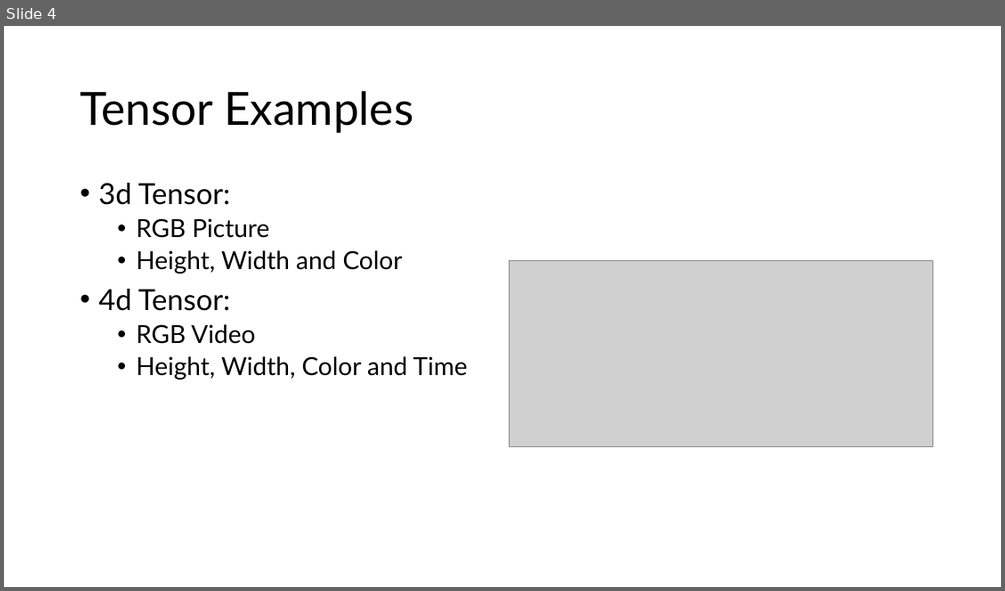
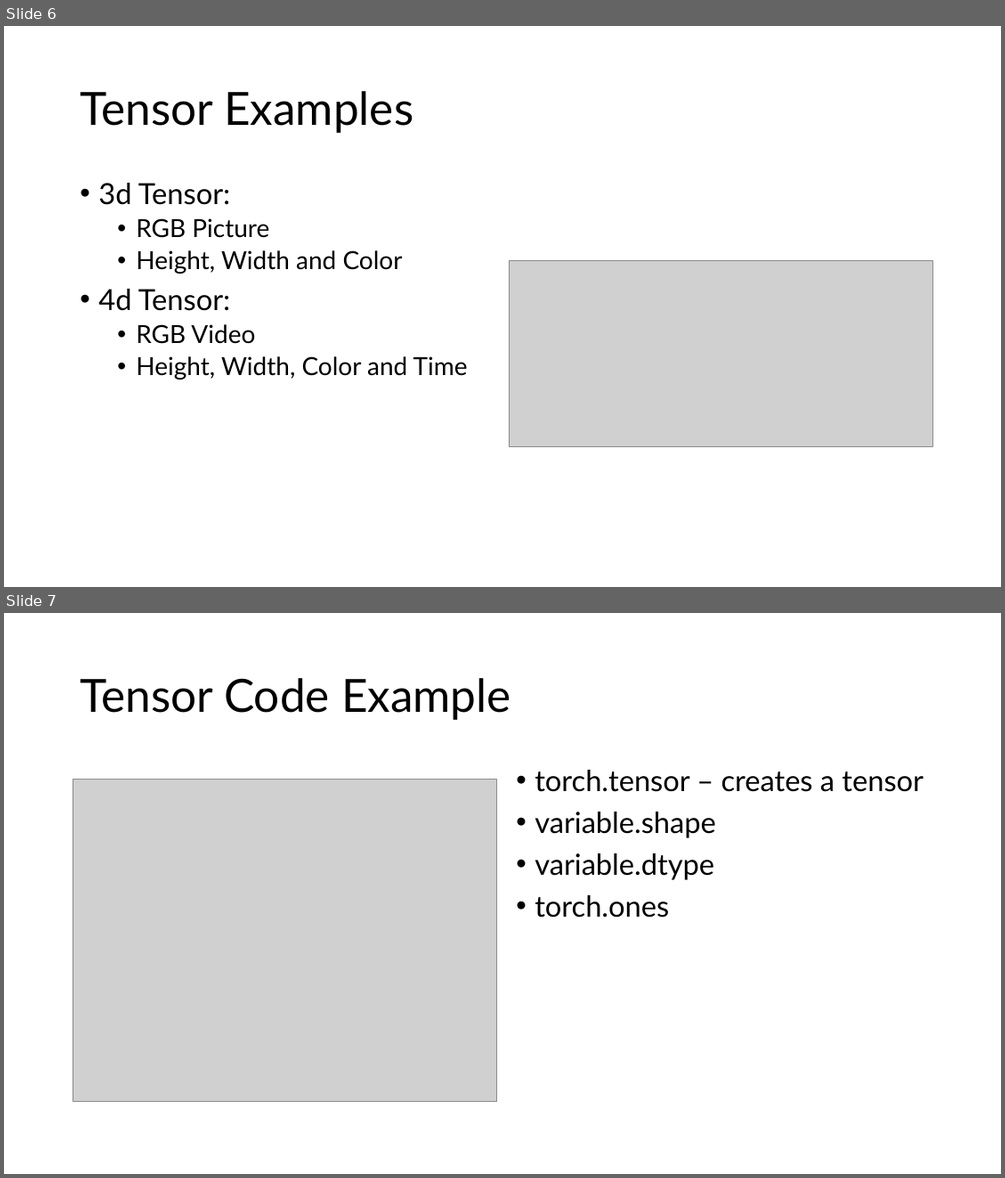
Before and after one commit to Parker2025/Pytorch, a slide deck: Introduction to Pytorch.pptx. Shown one above the other, each under a label of ours: slide 4 before the commit, slides 6 and 7 after it. The pictures are 1005x591 and 1005x1178 pixels, drawn with LibreOffice and Linux fonts; fonts in the diff are those of the drawing; grey boxes stand for pictures. Boxes give left, top, right and bottom in pixels: in the first picture for what was removed or moved away, otherwise in the second. Text is boxed around its words. In the diff, an @@ line names an element or a change of style, - is before the commit and + after.

```diff
--- a/Introduction to Pytorch.pptx
+++ b/Introduction to Pytorch.pptx
@@ slide 7 added at [4, 613, 1001, 1174], background #FFFFFF @@
@@ title added at [80, 678, 511, 720], 44 pt, text #000000 @@
+Tensor Code Example
@@ text added at [534, 770, 923, 917], 28 pt, text #000000 @@
+• torch.tensor – creates a tensor
+• variable.shape
+• variable.dtype
+• torch.ones
@@ picture added at [73, 779, 497, 1102] @@
@@ what was slide 4 is now slide 6 @@
```
Also in this commit, not shown: 5 slides changed, 7 other slides added, 1 slide removed, 7 other files.
